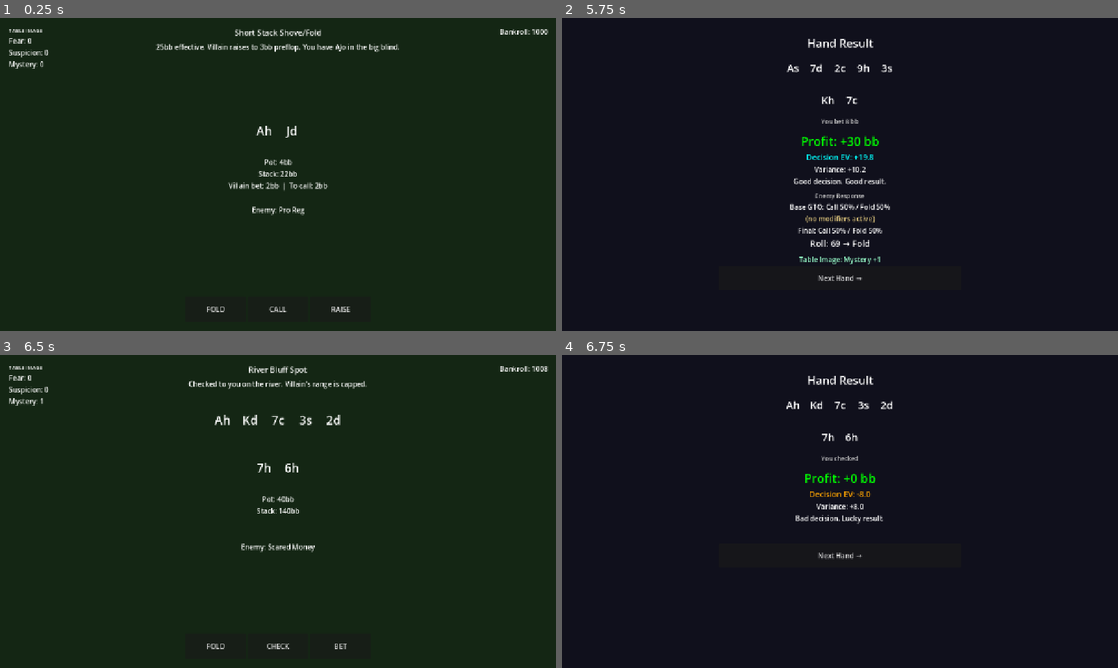
Above: before the commit, frames 1-4 (two rows, left to right).
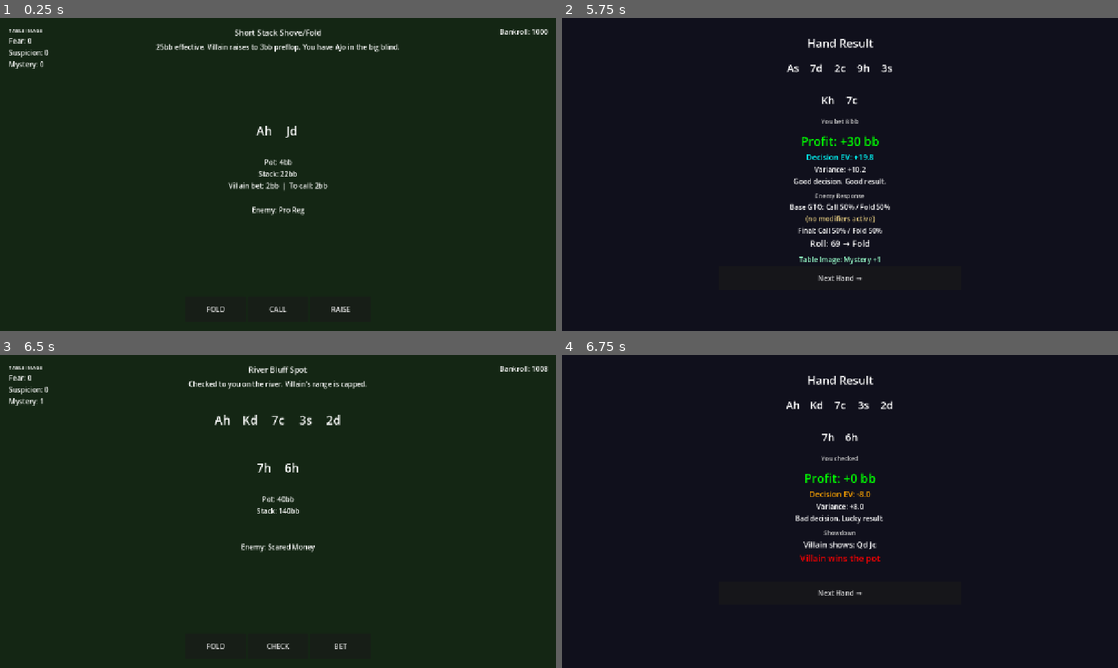
Above: after the commit, the same moments.

Repository: TianzeMYou/GTORoguelike
Game: Godot game, scene res://scenes/ui/Main.tscn
Same seed, same stepped clock (60 frames per second), same inputs: the game is played once before the commit and once after it.
Inputs:
- Up to frame 1 (0.25 s): no input
- Up to frame 2 (5.75 s): click "FOLD" at 0.5 s; click "Next Hand →" at 1.25 s; click "CALL" at 2 s; click "Next Hand →" at 2.75 s; click "RAISE" at 3.5 s; click "25% pot" at 4.25 s; click "Take Quietly" at 5 s
- Up to frame 3 (6.5 s): click "Next Hand →" at 5.75 s
- Up to frame 4 (6.75 s): click "CHECK" at 6.5 s

Frames 1-3 are identical in both runs. In frame 4, 0.6% of the frame differs, in the area x 42-58%, y 56-77%.

Commit message:
Check only goes to showdown on river, not turn/preflop

Diff:
--- a/scripts/core/HandEngine.gd
+++ b/scripts/core/HandEngine.gd
@@ -29,8 +29,18 @@
 func _resolve_check() -> void:
 	var result = HandResult.new()
 	result.action_taken = "check"
-	result.profit = 0
 	result.ev = _current_spot.get("ev_check", 0.0)
+	var is_river = _current_spot.get("street", "") == "river"
+	if is_river:
+		var equity = _current_spot.get("equity", 0.5)
+		var pot = _current_spot.get("pot", 0)
+		result.player_wins = randf() < equity
+		result.profit = pot if result.player_wins else 0
+		result.showdown = true
+		result.villain_hand = _current_spot.get("villain_hand", [])
+	else:
+		result.profit = 0
+		result.showdown = false
 	_stamp_cards(result)
 	emit_signal("hand_resolved", result)
 
--- a/scripts/core/ScriptedSpots.gd
+++ b/scripts/core/ScriptedSpots.gd
@@ -9,6 +9,7 @@
 		"name": "River Bluff Spot",
 		"situation": "Checked to you on the river. Villain's range is capped.",
 		"action_type": "bet",
+		"street": "river",
 		"player_hand": ["7h", "6h"],
 		"villain_hand": ["Qd", "Jc"],  # top of villain's capped range
 		"board": ["Ah", "Kd", "7c", "3s", "2d"],
@@ -26,6 +27,7 @@
 		"name": "River Value Spot",
 		"situation": "Checked to you on the river. You have top pair top kicker.",
 		"action_type": "bet",
+		"street": "river",
 		"player_hand": ["Ah", "Kc"],
 		"villain_hand": ["9d", "9h"],  # middle set — villain has a strong hand too
 		"board": ["As", "7d", "2c", "9h", "3s"],
@@ -43,6 +45,7 @@
 		"name": "Facing River Bet",
 		"situation": "Villain bets 20bb into a 30bb pot on the river. You have second pair.",
 		"action_type": "call",
+		"street": "river",
 		"player_hand": ["Kh", "7c"],
 		"villain_hand": ["Ac", "Qh"],  # villain has top pair — often bluffing range too
 		"board": ["As", "7d", "2c", "9h", "3s"],
@@ -64,6 +67,7 @@
 		"name": "Facing Turn C-Bet",
 		"situation": "Villain continuation bets 15bb into a 20bb pot on the turn. You have a flush draw.",
 		"action_type": "call",
+		"street": "turn",
 		"player_hand": ["Jh", "9h"],
 		"villain_hand": ["Ac", "Kd"],  # villain has top pair, no flush draw
 		"board": ["Ah", "6h", "3c", "Kd"],
@@ -85,6 +89,7 @@
 		"name": "Short Stack Shove/Fold",
 		"situation": "25bb effective. Villain raises to 3bb preflop. You have AJo in the big blind.",
 		"action_type": "call",
+		"street": "preflop",
 		"player_hand": ["Ah", "Jd"],
 		"villain_hand": ["Kc", "Qs"],  # villain has KQo — AJ is ahead
 		"board": [],
